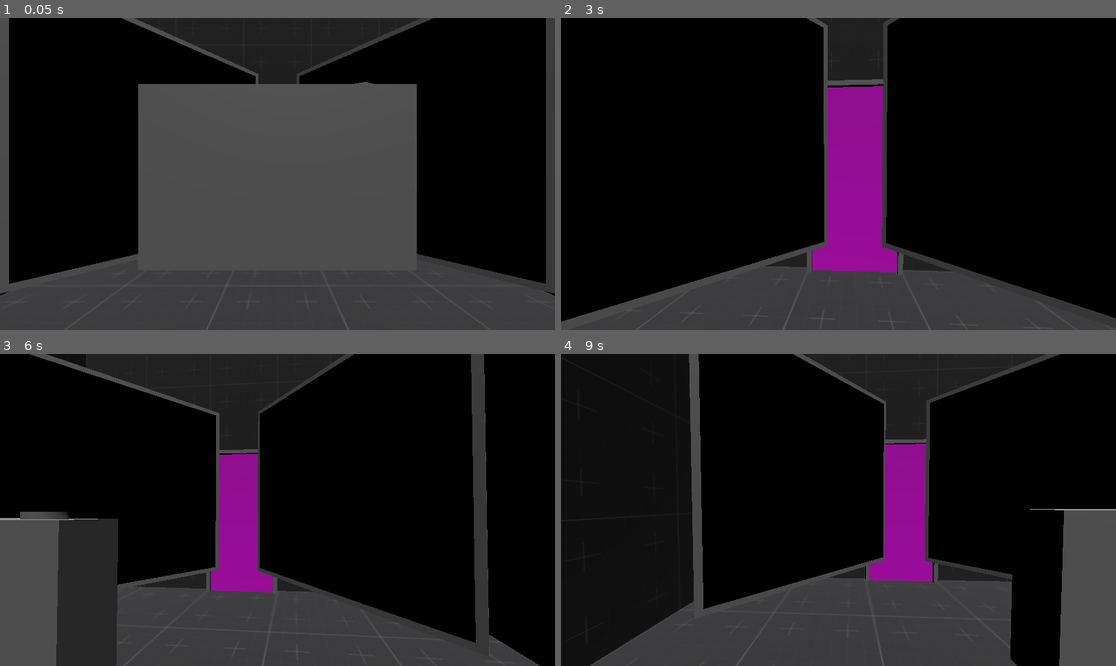
Above: before the commit, frames 1-4 (two rows, left to right).
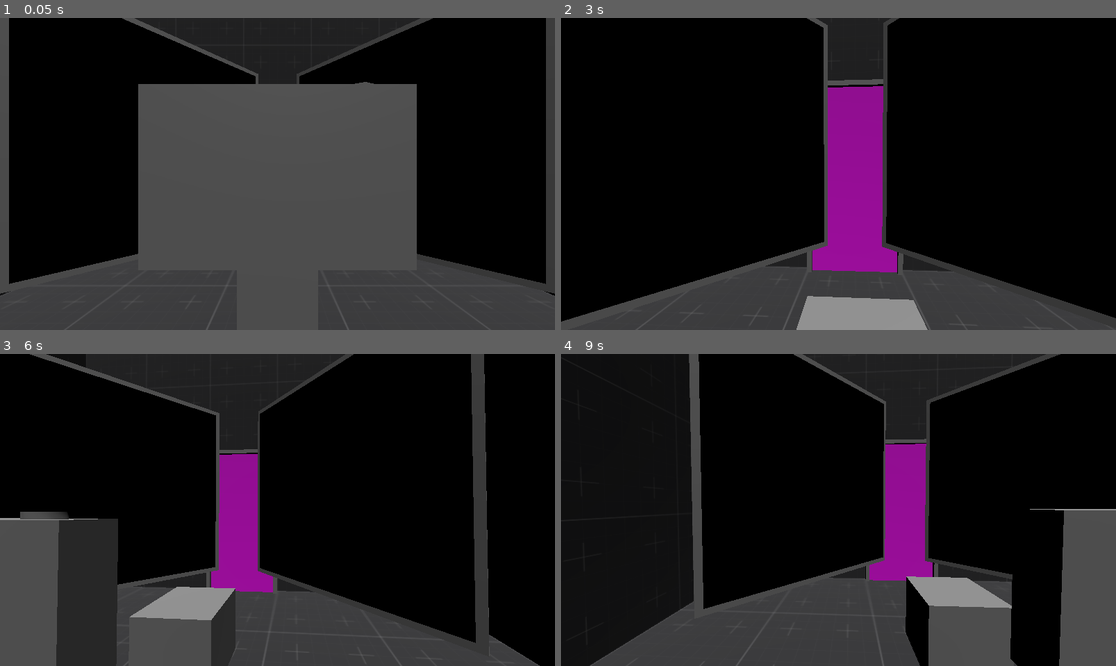
Above: after the commit, the same moments.

Repository: Wowe-Peanut/GetReal
Game: Godot game, scene res://test.tscn
Two runs of this game, one before a commit and one after it. Both use one fixed random seed, a clock stepped at 60 frames per second and the inputs below.
Inputs (mouse positions are in pixels of both pictures, inside the frame that each line leads up to):
- Up to frame 1 (0.05 s): no input
- Up to frame 2 (3 s): tap Enter at 0.5 s; move the mouse to (866, 174) at 0.52 s; hold Mouse wheel down (lower_move_speed) 0.53-1.28 s; hold W (move_forward) from 0.53 s (still down); click (866, 174) at 0.67 s; tap Space (jump) at 0.77, 1.52 s; move the mouse to (810, 174) at 1.27 s; tap Mouse wheel up (raise_move_speed) at 1.35 s; move the mouse to (849, 167) at 2.02 s; press the mouse at (849, 167) at 2.03 s; tap R (reset) at 2.75 s; move the mouse to (832, 180) at 2.77 s; release the mouse at (832, 180) at 2.78 s; tap Backspace at 2.85 s; click (832, 180) at 2.92 s
- Up to frame 3 (6 s): tap Space (jump) at 3.02, 3.77, 4.52 s; move the mouse to (316, 513) at 3.52 s; tap Delete at 3.6 s; move the mouse to (233, 506) at 4.27 s; tap F at 4.35 s; move the mouse to (283, 510) at 5.02 s; tap Enter at 5.1 s; click (283, 510) at 5.17 s; tap R (reset) at 5.75 s; move the mouse to (255, 503) at 5.77 s; release W (move_forward) at 5.78 s; hold D (strafe_right) from 5.78 s (still down); tap Z at 5.85 s
- Up to frame 4 (9 s): tap Space (jump) at 6.02, 6.77, 7.52 s; move the mouse to (866, 510) at 6.52 s; release D (strafe_right) at 6.53 s; hold Mouse wheel down (lower_move_speed) 6.53-7.28 s; hold W (move_forward) 6.53-8.78 s; move the mouse to (810, 510) at 7.27 s; tap Mouse wheel up (raise_move_speed) at 7.35 s; click (810, 510) at 7.42 s; move the mouse to (849, 503) at 8.02 s; press the mouse at (849, 503) at 8.03 s; tap R (reset) at 8.75 s; move the mouse to (832, 516) at 8.77 s; release the mouse at (832, 516) at 8.78 s; hold A (strafe_left) from 8.78 s (still down); tap Backspace at 8.85 s

The runs differ from the first frame. In frame 2, 2.2% of the frame differs, in the area x 42-67%, y 89-100%; in frame 3, 1.4%; in frame 4, 2.1%.

Commit message:
box disable on pickup

Diff:
--- a/box.gd
+++ b/box.gd
@@ -27,6 +27,14 @@
 
 	coyote_timer.timeout.connect(destroy_self)
 
+
+func drop():
+	disabled = false
+	super()
+
+func pick_up(pickup_hand):
+	disabled = true
+	super(pickup_hand)
 
 
 func disable(to_disable: bool) -> void:
--- a/player_observer.gd
+++ b/player_observer.gd
@@ -3,7 +3,6 @@
 var observed: Array = []
 
 func _physics_process(_delta) -> void:
-	"""
 	var boxes = get_tree().get_nodes_in_group("box")
 	observed.clear()
 
@@ -30,9 +29,6 @@
 	# any remaining boxes must not be able to be seen. start coyote time for them
 	for box in boxes:
 		box.not_seen()
-		pass
-	"""
-	pass
 
 func is_obscured(state: PhysicsDirectSpaceState3D, box: RigidBody3D) -> bool:
 	for vertex in remove_duplicates(box.mesh.mesh.get_faces()):
--- a/test.tscn
+++ b/test.tscn
@@ -35,8 +35,7 @@
 transform = Transform3D(1, 0, 0, 0, 1, 0, 0, 0, 1, 0, -1.4, -0.5)
 
 [node name="Box" parent="LevelBase/Boxes" index="0" instance=ExtResource("2_nndio")]
-transform = Transform3D(1, 0, 0, 0, 1, 0, 0, 0, 1, 0, -2.1, 1.5)
-type = 1
+transform = Transform3D(1, 0, 0, 0, 1, 0, 0, 0, 1, 0, -2.1, -1.5)
 
 [node name="Button" parent="LevelBase/Puzzle Elements" index="1" instance=ExtResource("5_q0qv2")]
 transform = Transform3D(1, 0, 0, 0, 1, 0, 0, 0, 1, 0, -2.475, 1.5)
Not shown, changed: kanban_tasks_data.kanban
